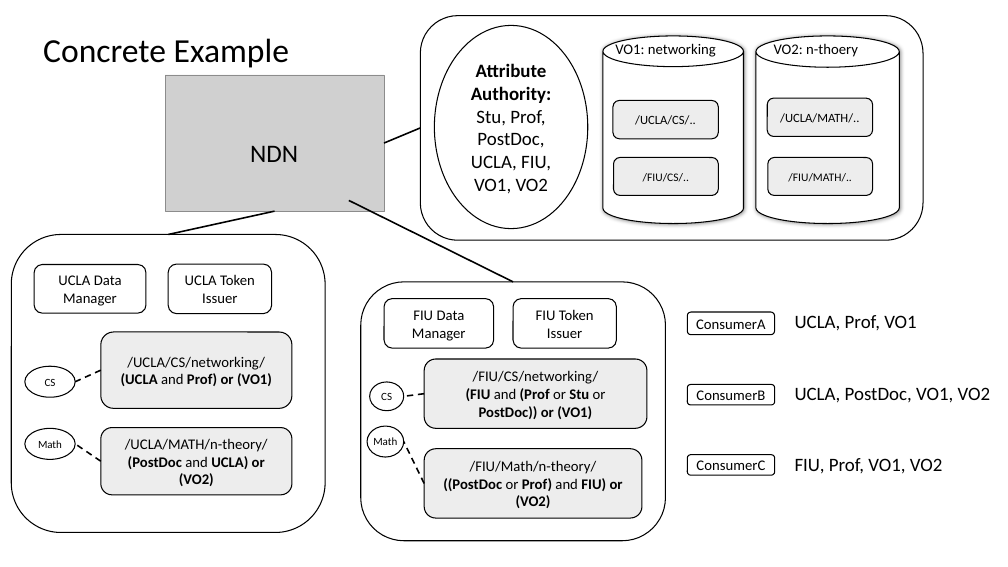
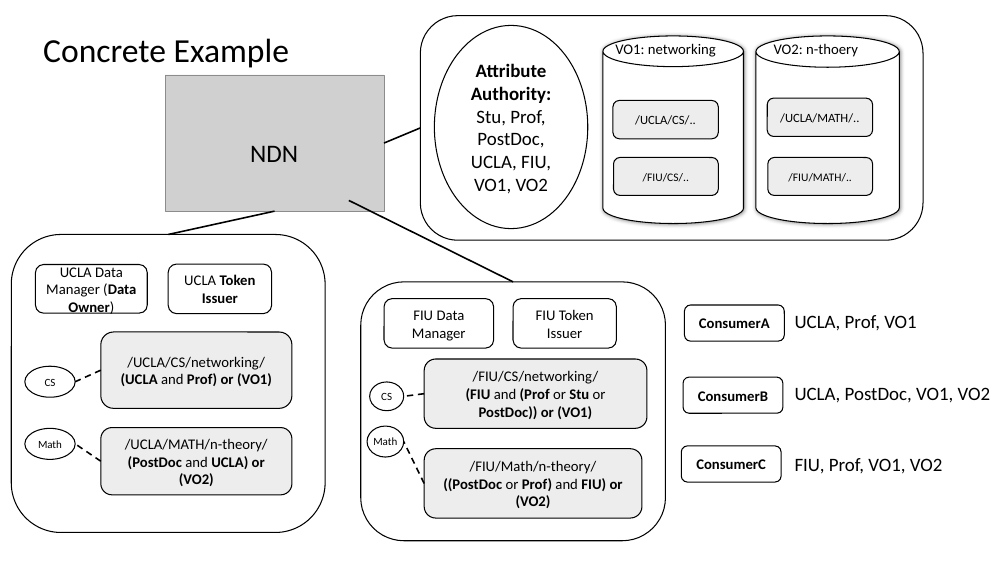
Before and after one commit to UCLA-IRL/NAC-ABE, a slide deck: slide 24 of docs/Proj-Presentation.pptx (slide 22 before the commit). Drawn at 1008x567 pixels with LibreOffice and Linux fonts; fonts in the diff are those of the drawing; grey boxes stand for pictures. Boxes give left, top, right and bottom in pixels: in the first picture for what was removed or moved away, otherwise in the second. Text is boxed around its words. In the diff, an @@ line names an element or a change of style, - is before the commit and + after.

Commit message:
slides change

```diff
--- a/docs/Proj-Presentation.pptx
+++ b/docs/Proj-Presentation.pptx
@@ text in rounded rectangle at (46,264,136,314): text changed @@
-UCLA Data Manager
+UCLA Data Manager (Data Owner)
@@ rounded rectangle "UCLA Token Issuer" at (169,264,272,314): bold on in "Token Issuer" @@
@@ rounded rectangle "ConsumerA": place and size @@
-rounded rectangle "ConsumerA" at (687,312,774,335)
+rounded rectangle "ConsumerA" at (684,305,784,341)
@@ bold on in 3 elements at (684,305,784,341), (681,446,781,482), (684,377,783,414) @@
@@ rounded rectangle "ConsumerB": place and size @@
-rounded rectangle "ConsumerB" at (687,385,775,405)
+rounded rectangle "ConsumerB" at (684,377,783,414)
@@ rounded rectangle "ConsumerC": place and size @@
-rounded rectangle "ConsumerC" at (687,454,775,475)
+rounded rectangle "ConsumerC" at (681,446,781,482)
```
